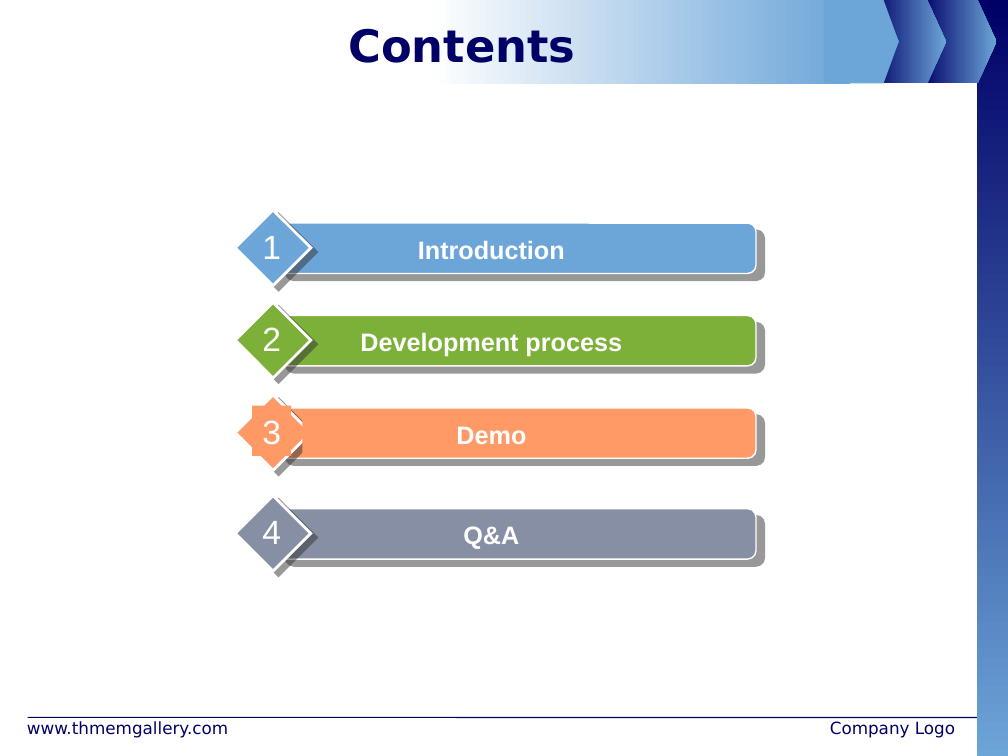
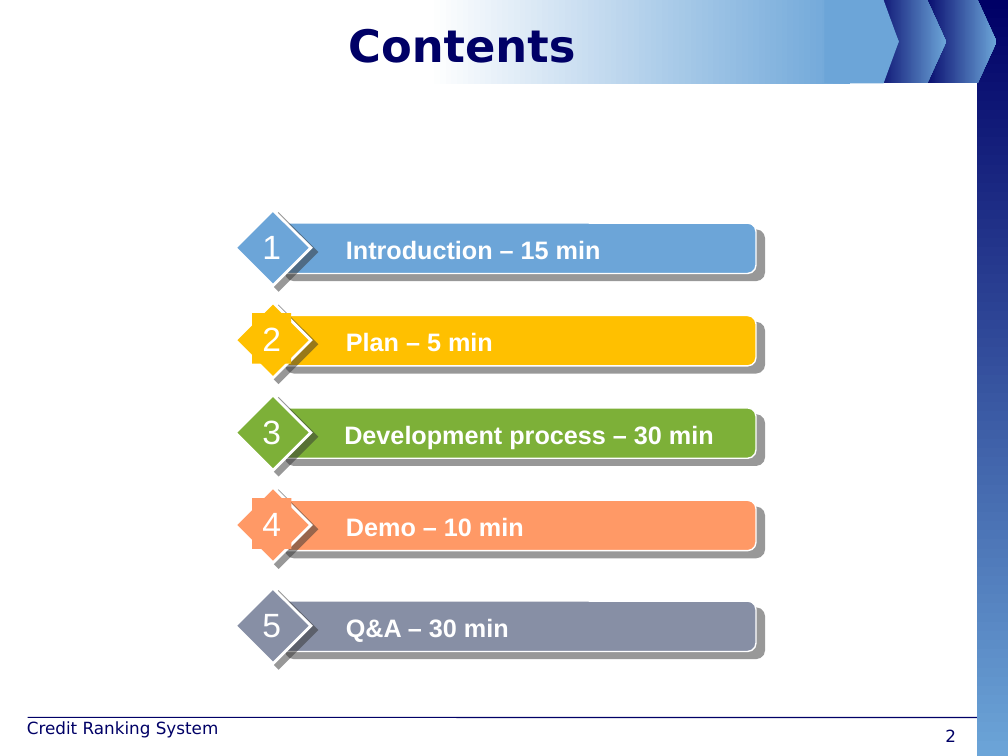
Before and after one commit to maily89/fbdm, a slide deck: slide 2 of Deliverables/FBD - slide.pptx. Drawn at 1008x756 pixels with LibreOffice and Linux fonts; fonts in the diff are those of the drawing; background and template pictures are left out. Boxes give left, top, right and bottom in pixels: in the first picture for what was removed or moved away, otherwise in the second. Text is boxed around its words. In the diff, an @@ line names an element or a change of style, - is before the commit and + after.

```diff
--- a/Deliverables/FBD - slide.pptx
+++ b/Deliverables/FBD - slide.pptx
@@ text at (346,241,601,259): text changed @@
-Introduction
+Introduction – 15 min
@@ diamond added at (235,302,310,378), fill #FFC000, outline #FFFFFF 2 pt @@
@@ rectangle "2": place and size @@
-rectangle "2" at (262,327,281,351)
+rectangle "2" at (252,313,291,364)
@@ rectangle "2" at (252,313,291,364): fill none to #FFC000 @@
@@ rounded rectangle added at (277,316,756,366), fill #FFC000, outline #FFFFFF 1 pt @@
@@ rectangle added at (336,322,714,362), fill #FFC000, 18 pt, text #FFFFFF, bold @@
+Plan – 5 min
@@ diamond: place and size @@
-diamond at (235,302,310,378)
+diamond at (235,395,310,471)
@@ text "3": place and size @@
-text "3" at (252,405,291,456)
+text "3" at (262,420,281,445)
@@ text "3" at (262,420,281,445): fill #FF9966 to none @@
@@ 3 rounded rectangles, 2 diamonds: place and size @@
-3 rounded rectangles, 2 diamonds at (235,316,756,572)
+3 rounded rectangles, 2 diamonds at (235,408,756,663)
@@ text at (344,425,714,449): text changed @@
-Development process
+Development process – 30 min
@@ rectangle "4": place and size @@
-rectangle "4" at (262,521,281,544)
+rectangle "4" at (252,498,291,549)
@@ rectangle "4" at (252,498,291,549): fill none to #FF9966 @@
@@ rectangle "Demo – 10 min": place and size @@
-rectangle "Demo – 10 min" at (302,414,680,455)
+rectangle "Demo – 10 min" at (336,506,714,546)
@@ text in rectangle at (346,518,524,536): text changed @@
-Demo
+Demo – 10 min
@@ text added at (262,614,281,637), 24 pt, text #FFFFFF @@
+5
@@ text at (346,619,509,642): text changed @@
-Q&A
+Q&A – 30 min
@@ text at (27,721,219,738): text changed @@
-www.thmemgallery.com
+Credit Ranking System
@@ text removed at (830,721,955,738) @@
-Company Logo
@@ page number added at (945,729,956,742), 12 pt, text #000066 @@
+2
```
Also in this commit, not shown: 8 other slides changed, 38 slides added, 20 slides removed.
